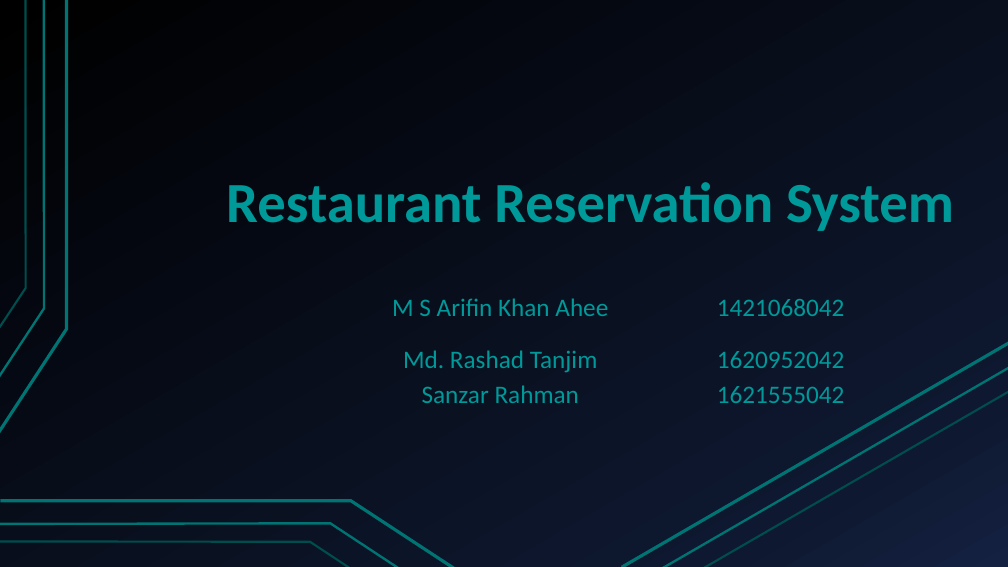
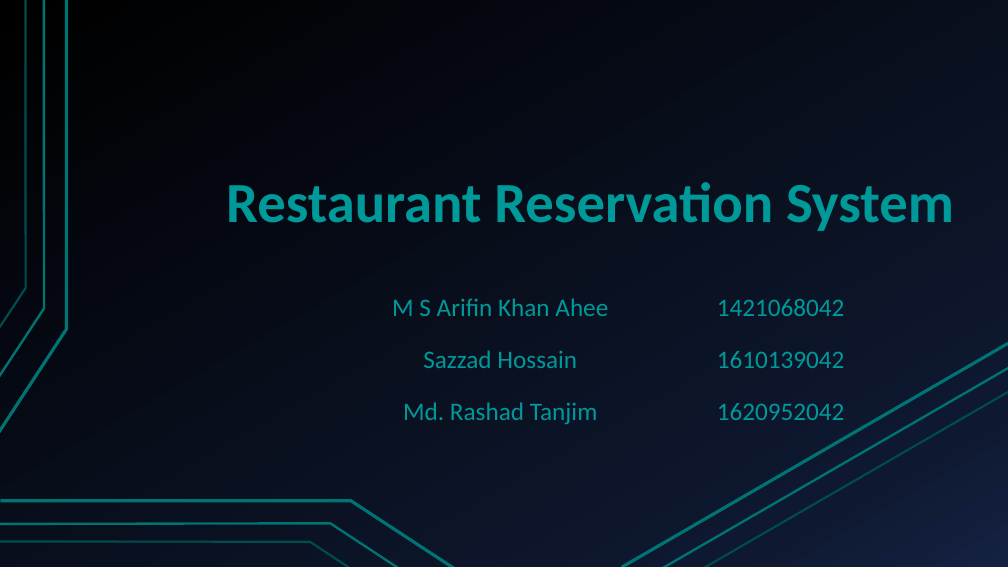
Before and after one commit to SanzarRehman/Book-My-Table-App, a slide deck: slide 1 of Documentation/Slide 1.pptx. Drawn at 1008x567 pixels with LibreOffice and Linux fonts; fonts in the diff are those of the drawing. Boxes give left, top, right and bottom in pixels: in the first picture for what was removed or moved away, otherwise in the second. Text is boxed around its words. In the diff, an @@ line names an element or a change of style, - is before the commit and + after.

```diff
--- a/Documentation/Slide 1.pptx
+++ b/Documentation/Slide 1.pptx
@@ table at <box>378,284,939,441</box> @@
-row 2, column 1: Md. Rashad Tanjim / Sanzar Rahman
+row 2, column 1: Sazzad Hossain
-row 2, column 2: 1620952042 / 1621555042
+row 2, column 2: 1610139042
-row 3, column 1: 
+row 3, column 1: Md. Rashad Tanjim
-row 3, column 2: 
+row 3, column 2: 1620952042
```
Also in this commit, not shown: 10 other files.
